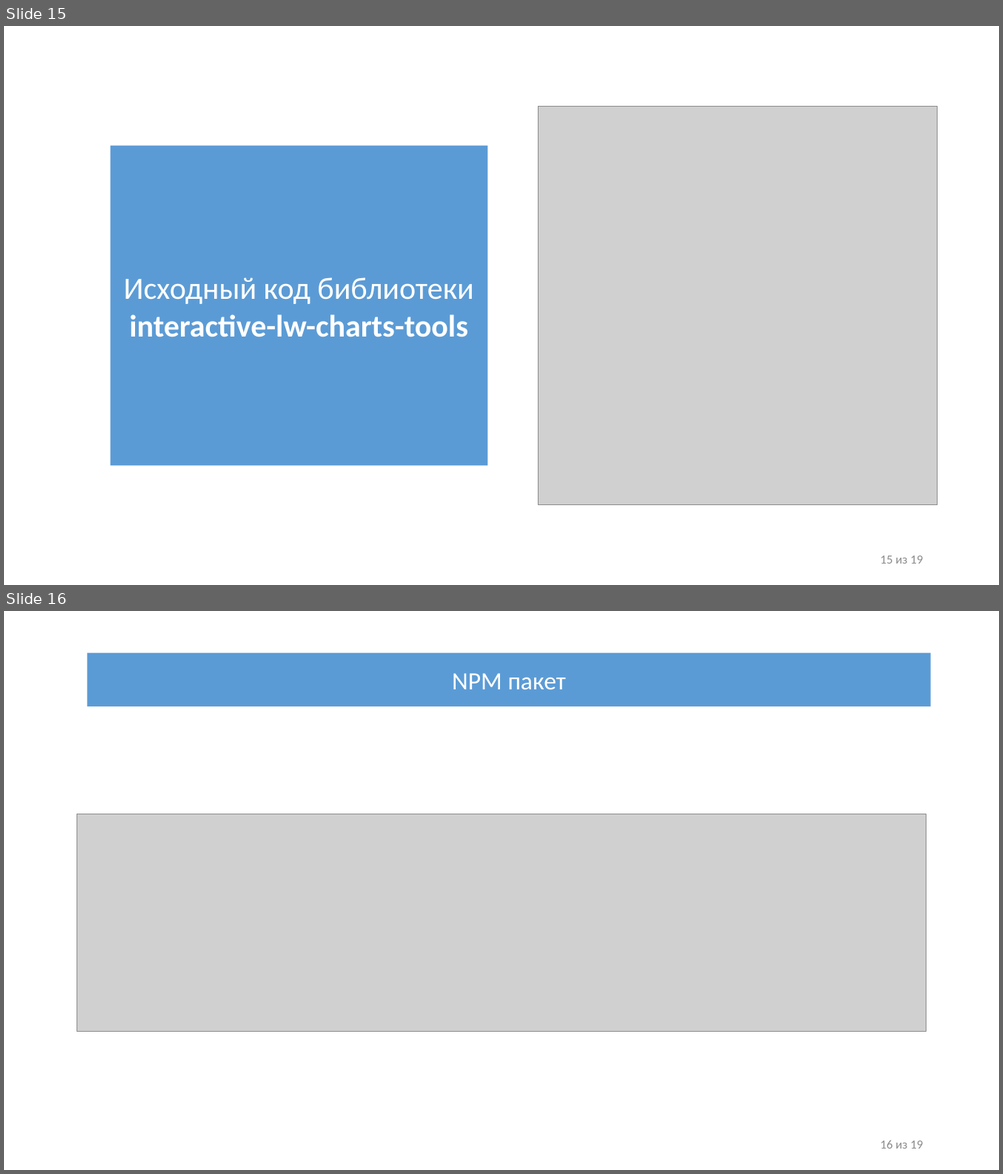
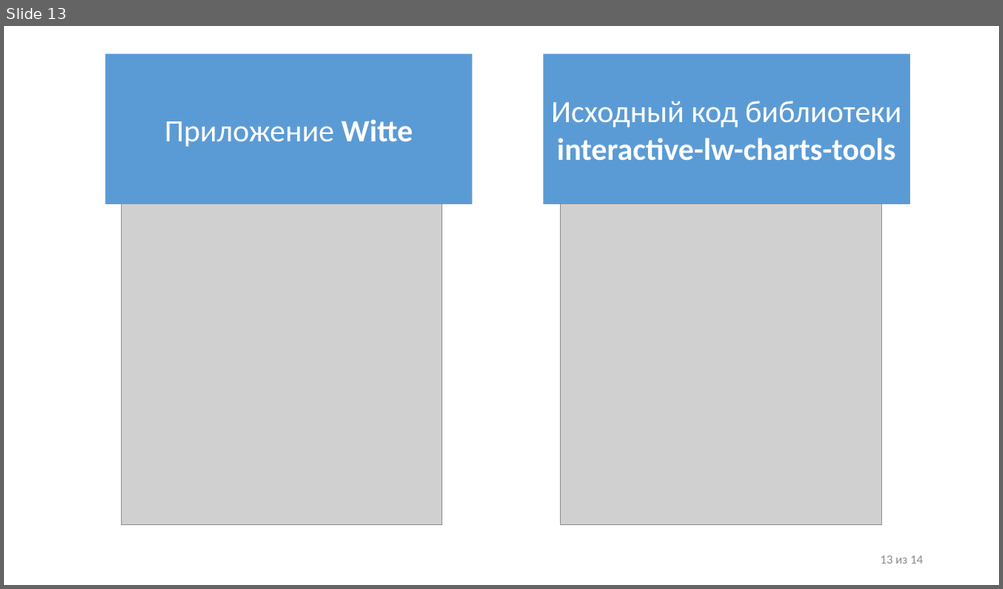
Before and after one commit to IliiaDenisov/masters-thesis, a slide deck: src/Презентация диплома.pptx. Shown one above the other, each under a label of ours: slides 15 and 16 before the commit, slide 13 after it. The pictures are 1003x1174 and 1003x589 pixels, drawn with LibreOffice and Linux fonts; fonts in the diff are those of the drawing; grey boxes stand for pictures. Boxes give left, top, right and bottom in pixels: in the first picture for what was removed or moved away, otherwise in the second. Text is boxed around its words. In the diff, an @@ line names an element or a change of style, - is before the commit and + after.

```diff
--- a/src/Презентация диплома.pptx
+++ b/src/Презентация диплома.pptx
@@ slide 16 removed at bbox=[4, 611, 999, 1170], background #FFFFFF @@
@@ rectangle removed at bbox=[88, 652, 930, 706] @@
-NPM пакет
@@ picture removed at bbox=[77, 814, 925, 1032] @@
@@ text removed at bbox=[880, 1141, 922, 1149] @@
-16 из 19
@@ what was slide 15 is now slide 13 @@
@@ slide 13 changed as well @@
@@ rectangle added at bbox=[105, 53, 472, 204], fill #5B9BD5, 30 pt, text #FFFFFF @@
+Приложение Witte
@@ rectangle "Исходный код библиотеки": place and size @@
-rectangle "Исходный код библиотеки" at bbox=[110, 145, 487, 466]
+rectangle "Исходный код библиотеки" at bbox=[543, 53, 910, 204]
@@ picture added at bbox=[121, 204, 442, 526] @@
@@ picture: place and size @@
-picture at bbox=[538, 106, 937, 505]
+picture at bbox=[560, 204, 882, 526]
@@ text at bbox=[880, 556, 922, 564]: text changed @@
-15 из 19
+13 из 14
```
Also in this commit, not shown: 12 other slides changed, 4 other slides removed.
